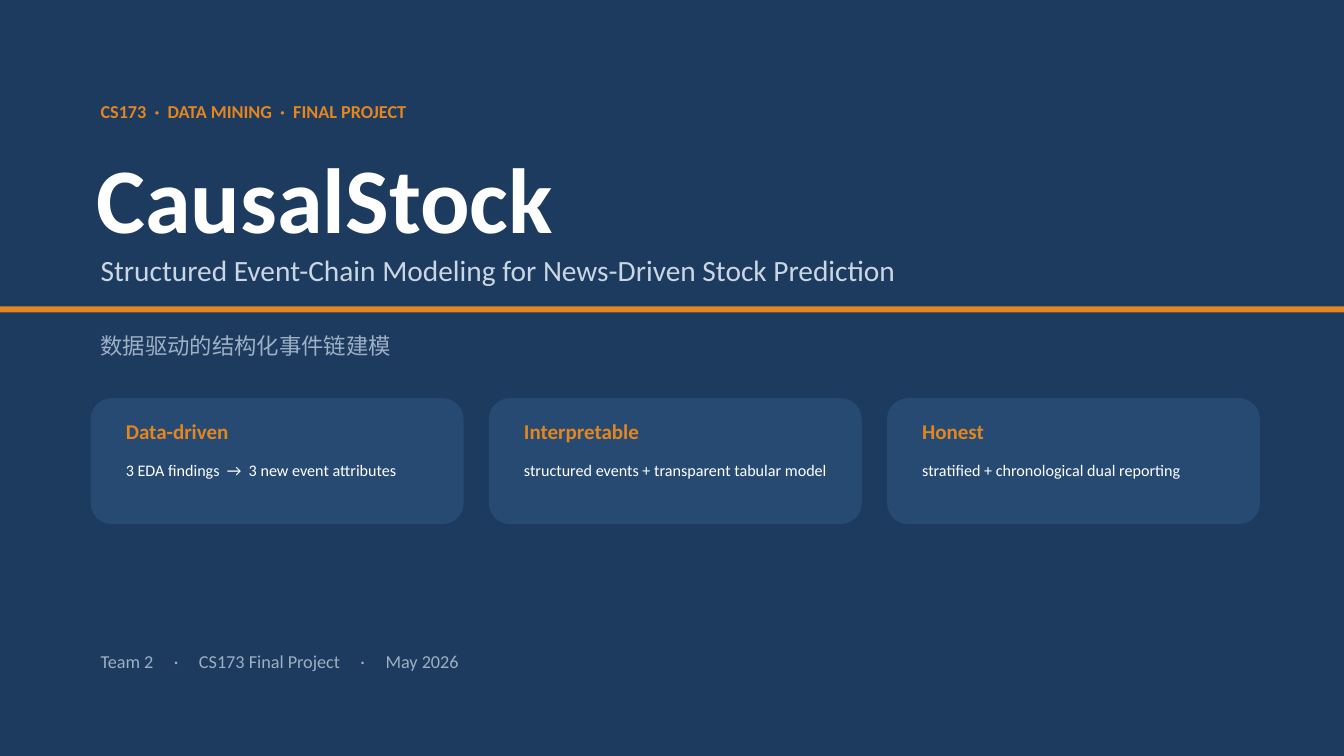
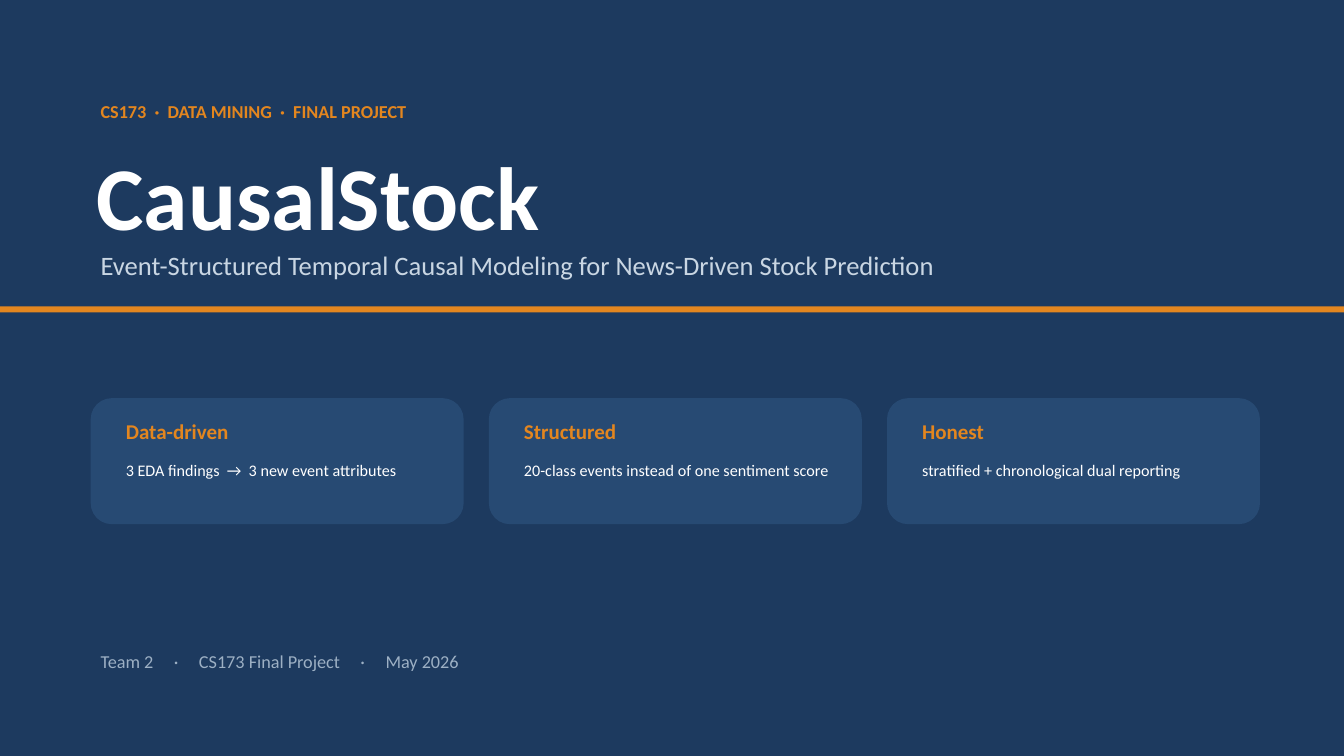
Before and after one commit to LovelyC-kx/dddmmm, a slide deck: slide 1 of DirectionA/docs/final-deck/CausalStock_CS173_Final.pptx. Drawn at 1344x756 pixels with LibreOffice and Linux fonts; fonts in the diff are those of the drawing. Boxes give left, top, right and bottom in pixels: in the first picture for what was removed or moved away, otherwise in the second. Text is boxed around its words. In the diff, an @@ line names an element or a change of style, - is before the commit and + after.

```diff
--- a/DirectionA/docs/final-deck/CausalStock_CS173_Final.pptx
+++ b/DirectionA/docs/final-deck/CausalStock_CS173_Final.pptx
@@ text "CausalStock" at box(97, 167, 539, 231): size 66 to 64 pt @@
@@ text at box(101, 256, 934, 280): text changed; size 21 to 19 pt @@
-Structured Event-Chain Modeling for News-Driven Stock Prediction
+Event-Structured Temporal Causal Modeling for News-Driven Stock Prediction
@@ text removed at box(101, 335, 391, 356) @@
-数据驱动的结构化事件链建模
@@ text at box(524, 424, 616, 439): text changed @@
-Interpretable
+Structured
@@ text at box(524, 465, 828, 476): text changed @@
-structured events + transparent tabular model
+20-class events instead of one sentiment score
```
Also in this commit, not shown: 7 other slides changed, 8 slides added, 11 slides removed, 3 other files.
